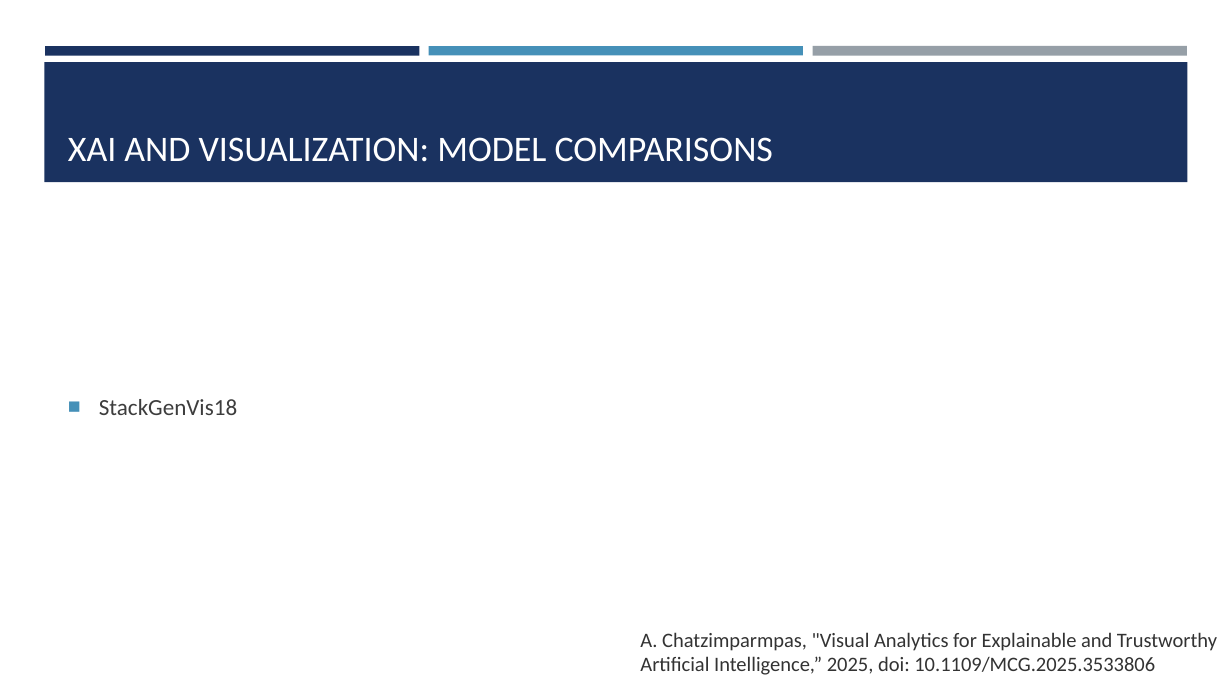
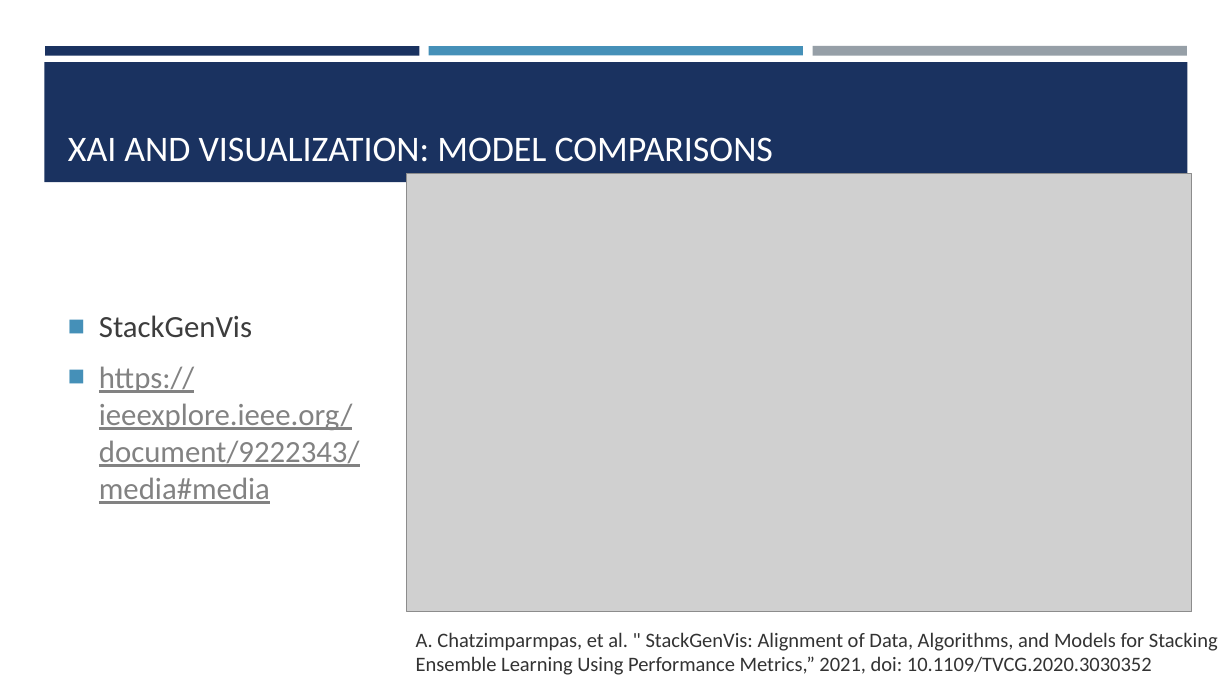
Before and after one commit to amosca01/SDS-CSC235, a slide deck: slide 13 of slides/17-XAI.pptx. Drawn at 1232x693 pixels with LibreOffice and Linux fonts; fonts in the diff are those of the drawing; grey boxes stand for pictures. Boxes give left, top, right and bottom in pixels: in the first picture for what was removed or moved away, otherwise in the second. Text is boxed around its words. In the diff, an @@ line names an element or a change of style, - is before the commit and + after.

```diff
--- a/slides/17-XAI.pptx
+++ b/slides/17-XAI.pptx
@@ picture added at (407,174,1192,613) @@
@@ text at (99,315,360,504): text changed; size 18 to 24 pt; text colour #3D3D3D to #828282 @@
-■ StackGenVis18
+■ StackGenVis
+■ https://ieeexplore.ieee.org/document/9222343/media#media
@@ text at (416,632,1218,675): text changed @@
-A. Chatzimparmpas, "Visual Analytics for Explainable and Trustworthy Artificial Intelligence,” 2025, doi: 10.1109/MCG.2025.3533806
+A. Chatzimparmpas, et al. " StackGenVis: Alignment of Data, Algorithms, and Models for Stacking Ensemble Learning Using Performance Metrics,” 2021, doi: 10.1109/TVCG.2020.3030352
```
Also in this commit, not shown: 2 other slides changed, 5 other files.
